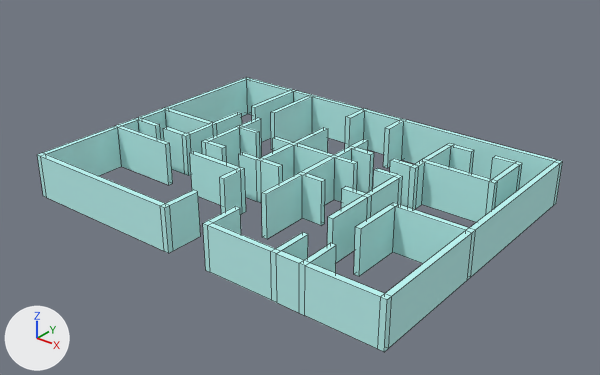
Before and after pictures for a commit that changed the Blender file Assets/Blender/house.blend.
Camera for both pictures: a 50 mm lens placed at (35.1, -23.3, 19.7), pointed at (11.2, 6.6, 1.1). Every picture has the same lights, and +X, +Y and +Z are marked at lower left. Mesh edges are drawn as thin lines.

Names of what the first picture shows: 'walls'.
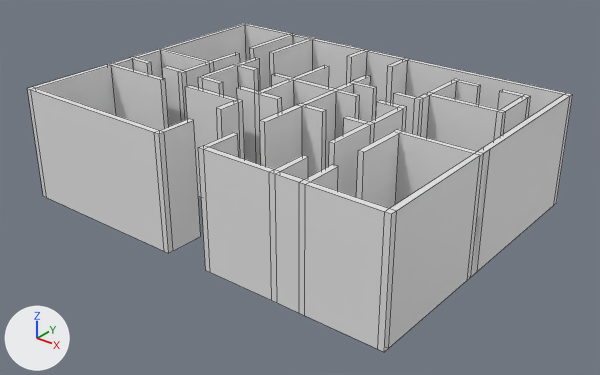
The newer file is also turned or shifted as a whole; pictures and numbers use the older file's frame.

Location of each change, (x1, y1, x2, y2) in pixels of the pictures (600 x 375 px):
'walls', reshaped (20% taller): before (37, 77, 563, 352); after (27, 23, 573, 352)

The change in detail:
me_plane is used by ob_walls; location (0.0, 0.0, 0.0).
me_plane had 404 vertices, 392 faces and spanned x -0.3..21.3, y -0.9..15.3, z 0.0..2.4.
me_plane no longer uses material mat_material (cyan #c0f8f5).
me_plane now has 408 vertices, 394 faces and spans x -0.3..21.3, y -0.9..15.3, z 0.0..6.0.
Part 1, on me_plane:
2 vertices are removed from x 21.0..21.3, y 6.0, z 2.4.
7 faces are deleted.
196 vertices in x -0.3..21.3, y -0.9..15.3, z 2.4 move by (0.0, 0.0, 3.6).
8 vertices move from x 1.5..2.1, y 5.7..6.0, z 0.0..2.4 to x 1.2..2.4, y 5.7..6.0, z 0.0..6.0.
6 vertices are added at (21.0, 6.6, 0.0), (21.3, 6.6, 0.0), (21.0, 6.0, 6.0), (21.3, 6.0, 6.0), (21.3, 6.6, 6.0), (21.0, 6.6, 6.0).
9 new faces join them.
